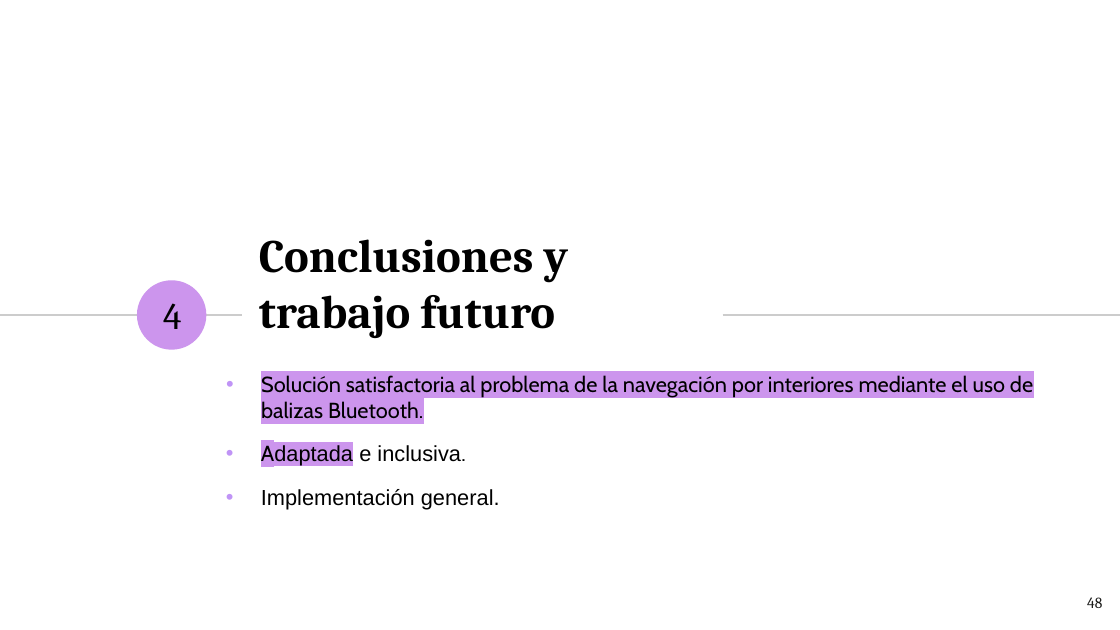
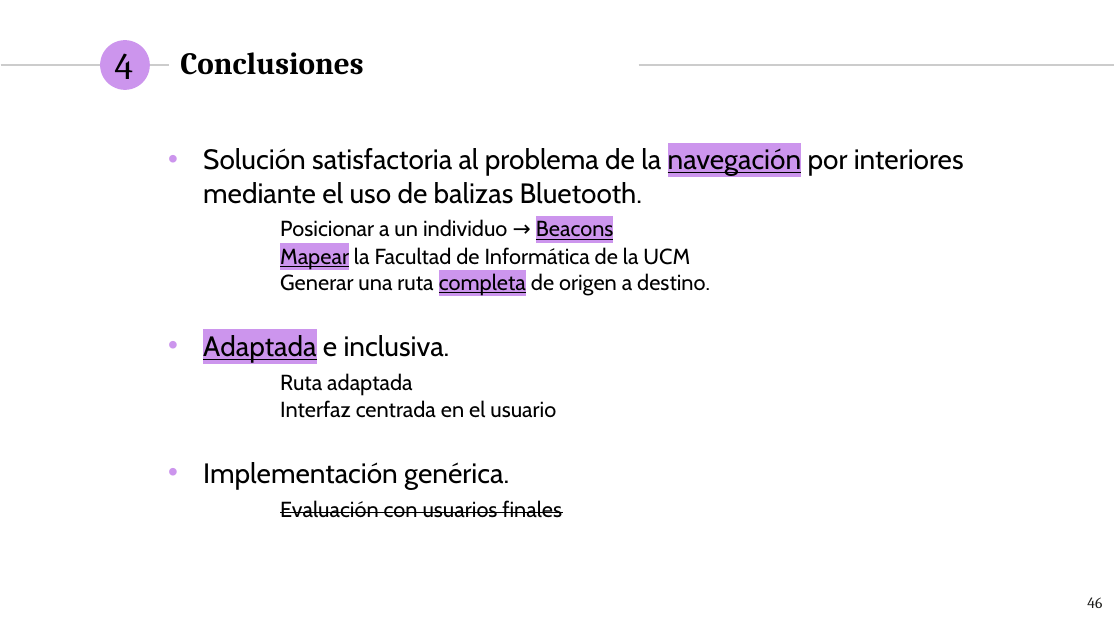
Before and after one commit to NILGroup/TFG-1920-DiscapacidadVisual, a slide deck: slide 46 of Defensa/Viola · SlidesCarnival_DiaposBelen.pptx (slide 48 before the commit). Drawn at 1120x630 pixels with LibreOffice and Linux fonts; fonts in the diff are those of the drawing. Boxes give left, top, right and bottom in pixels: in the first picture for what was removed or moved away, otherwise in the second. Text is boxed around its words. In the diff, an @@ line names an element or a change of style, - is before the commit and + after.

```diff
--- a/Defensa/Viola · SlidesCarnival_DiaposBelen.pptx
+++ b/Defensa/Viola · SlidesCarnival_DiaposBelen.pptx
@@ text "4" rewrapped from box(163, 303, 181, 329) to box(115, 53, 133, 89) @@
@@ ellipse added at box(100, 40, 149, 90), fill #CC95ED @@
@@ title at box(180, 52, 363, 75): text changed; size 30 to 20 pt @@
-Conclusiones y trabajo futuro
+Conclusiones
@@ line added from (1, 65) to (169, 65), #CCCCCC 0.75 pt @@
@@ line moved from (722, 315) - (1120, 315) to (638, 65) - (1113, 65) @@
@@ text added at box(203, 146, 964, 518), 14 pt, text #000000 @@
+• Solución satisfactoria al problema de la navegación por interiores mediante el uso de balizas Bluetooth.
+              Posicionar a un individuo → Beacons
+              Mapear la Facultad de Informática de la UCM
+              Generar una ruta completa de origen a destino.
+• Adaptada e inclusiva.
+  Ruta adaptada
+  Interfaz centrada en el usuario
+• Implementación genérica.
+Evaluación con usuarios finales
@@ ellipse removed at box(137, 280, 206, 349) @@
@@ line removed from (0, 315) to (242, 315) @@
@@ subtitle removed at box(261, 375, 1033, 419) @@
-• Solución satisfactoria al problema de la navegación por interiores mediante el uso de balizas Bluetooth.
@@ text removed at box(261, 445, 465, 466) @@
-• Adaptada e inclusiva.
@@ text removed at box(261, 489, 500, 510) @@
-• Implementación general.
@@ page number at box(1087, 597, 1102, 608): text changed @@
-48
+46
```
Also in this commit, not shown: 11 other slides changed, 2 slides added, 1 other file.
